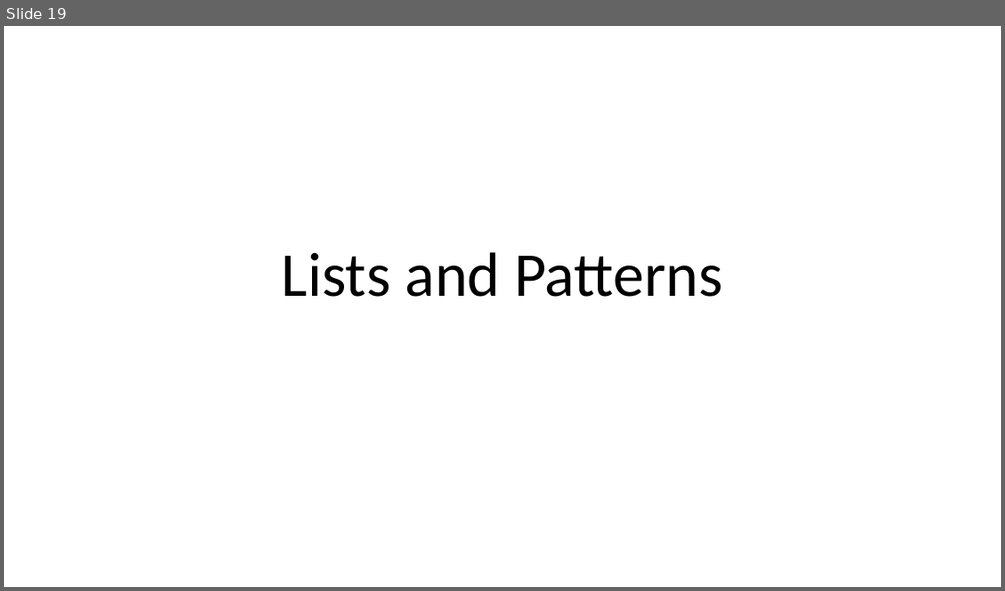
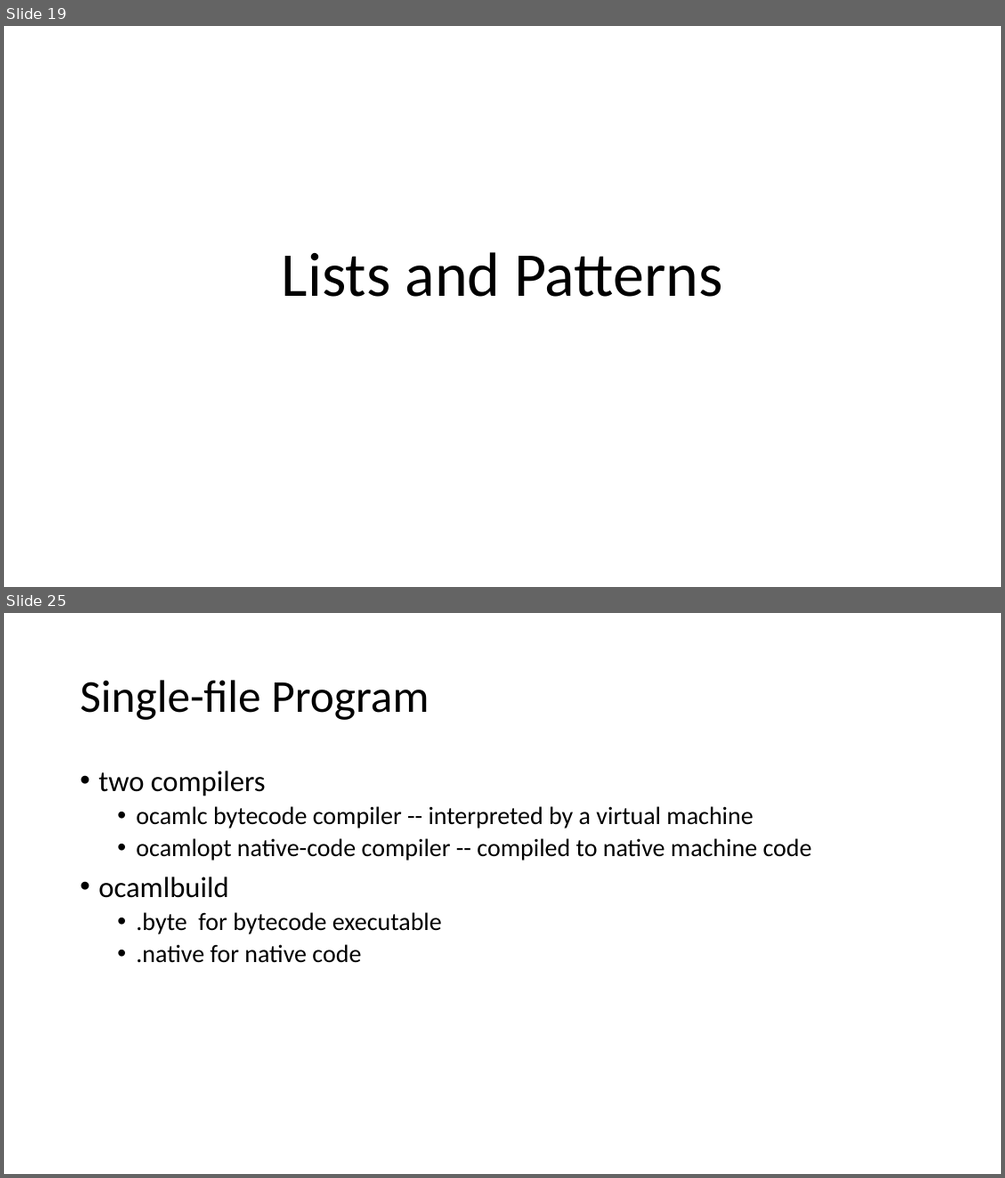
Before and after one commit to bacmive/paper_notes, a slide deck: notes8-ocaml.pptx. Shown one above the other, each under a label of ours: slide 19 before the commit, slides 19 and 25 after it; the slides between them are not shown. The pictures are 1005x591 and 1005x1178 pixels, drawn with LibreOffice and Linux fonts; fonts in the diff are those of the drawing. Boxes give left, top, right and bottom in pixels: in the first picture for what was removed or moved away, otherwise in the second. Text is boxed around its words. In the diff, an @@ line names an element or a change of style, - is before the commit and + after.

Commit message:
ocaml

```diff
--- a/notes8-ocaml.pptx
+++ b/notes8-ocaml.pptx
@@ slide 25 added at box(4, 613, 1001, 1174), background #FFFFFF @@
@@ title added at box(80, 680, 429, 720), 44 pt, text #000000 @@
+Single-file Program
@@ text added at box(98, 771, 812, 963), 24 pt, text #000000 @@
+• two compilers
+  • ocamlc bytecode compiler -- interpreted by a virtual machine
+  • ocamlopt native-code compiler -- compiled to native machine code
+• ocamlbuild
+  • .byte for bytecode executable
+  • .native for native code
```
Also in this commit, not shown: 25 other slides added, 1 other file.
